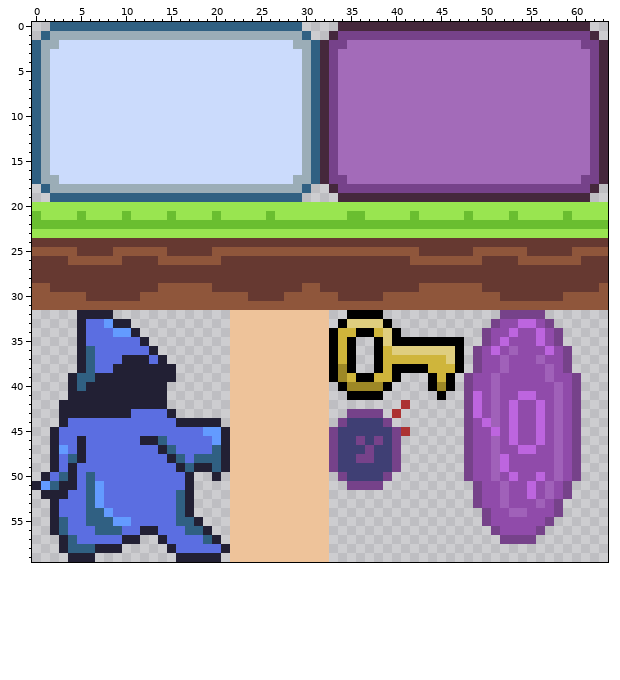
A pixel-art sprite gets an edit: assets/textureSheet.png. Above: the version before the commit.
The file is 64x60 pixels.
The result:
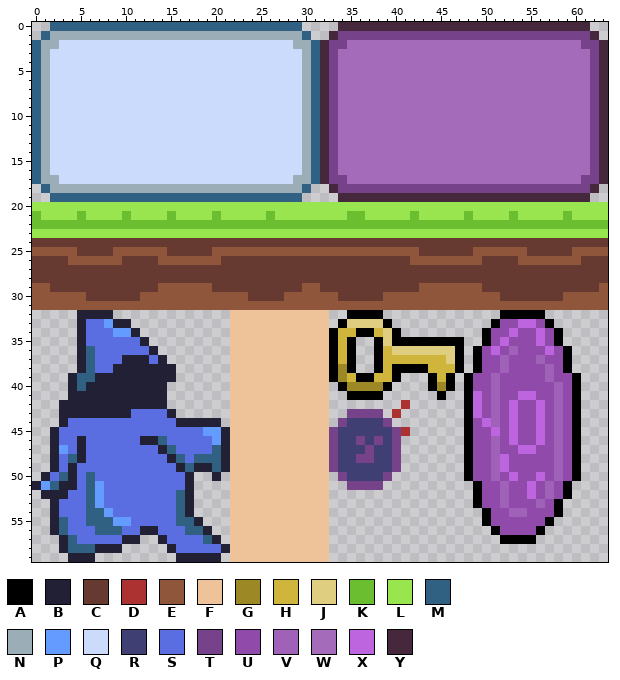
Palette (. is transparent): A #000000  B #222034  C #663931  D #ac3232  E #8f563b  F #eec39a  G #9d8826  H #cfb53b  J #dfce7f  K #6abe30  L #99e550  M #306082  N #9badb7  P #639bff  Q #cbdbfc  R #3f3f74  S #5b6ee1  T #76428a  U #904baa  V #a061b9  W #a36bb9  X #bd65df  Y #45283c
Difference:
y 32: x 52..56 TTTTT -> AAAAA
y 33: x 51 T -> A; x 57 T -> A
y 34..35: x 50 T -> A; x 58 T -> A
y 36..38: x 49 T -> A; x 59 T -> A
y 39..50: x 48 T -> A; x 60 T -> A
y 51..52: x 49 T -> A; x 59 T -> A
y 53: x 49 T -> A; x 58 T -> A
y 54: x 50 T -> A; x 58 T -> A
y 55: x 50 T -> A; x 57 T -> A
y 56: x 51 T -> A; x 56 T -> A
y 57: x 52..55 TTTT -> AAAA
Where, in picture pixels (left, top, right, bottom), the same in both pictures:
changed: (464, 310, 581, 544)
